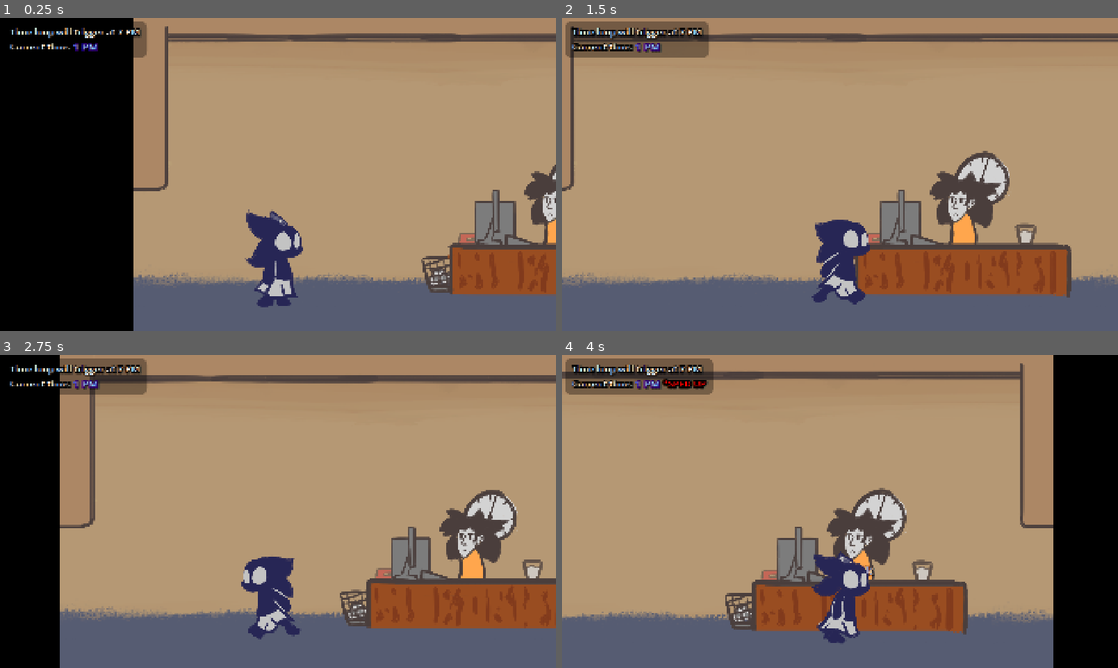
Above: before the commit, frames 1-4 (two rows, left to right).
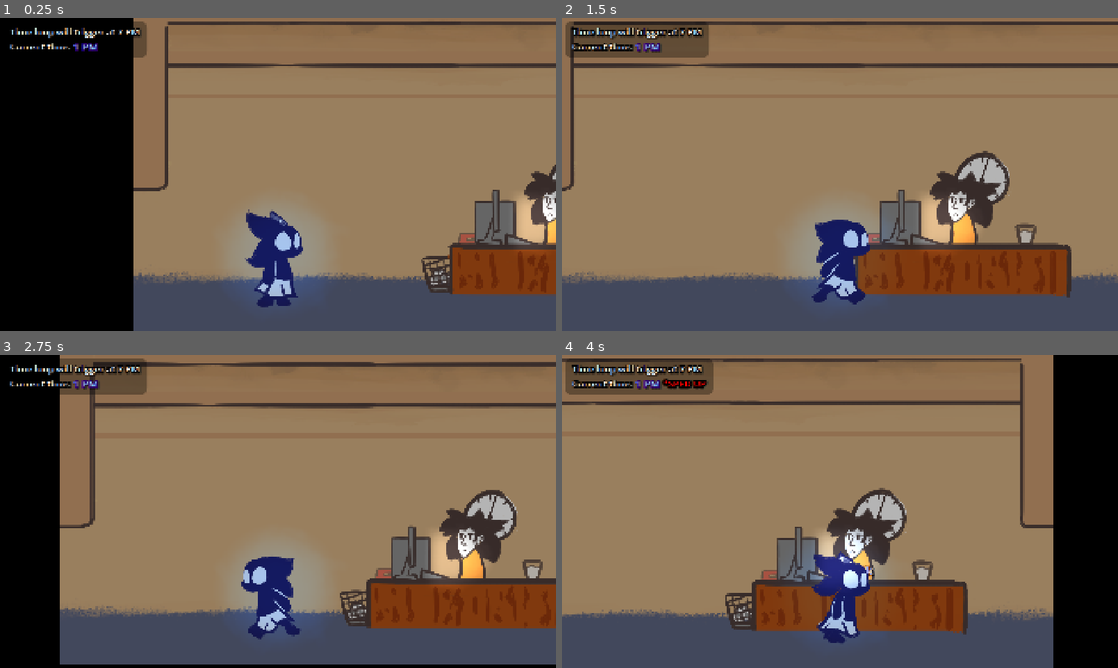
Above: after the commit, the same moments.

Repository: FlooferLand/timeloop-game
Game: Godot game, scene res://levels/the_building/the_building.tscn
The game is run twice, just before and just after one commit, with the same random seed, the same clock (stepped at 60 frames per second) and the same inputs. This scene is started directly instead of the project's main scene. Sound files missing from this copy of the repository are replaced by a short silence.
Inputs (mouse positions are in pixels of both pictures, inside the frame that each line leads up to):
- Up to frame 1 (0.25 s): no input
- Up to frame 2 (1.5 s): tap Enter at 0.5 s; move the mouse to (962, 158) at 0.52 s; hold Space (advance_dialog) 0.53-1.28 s; hold D (walk_right) from 0.53 s (still down); click (962, 158) at 0.67 s; move the mouse to (728, 190) at 1.27 s; tap Up (interact) at 1.35 s
- Up to frame 3 (2.75 s): move the mouse to (333, 442) at 2.02 s; release D (walk_right) at 2.03 s; hold A (walk_left) from 2.03 s (still down); hold Shift (sprint) from 2.03 s (still down)
- Up to frame 4 (4 s): move the mouse to (812, 574) at 2.77 s; release A (walk_left) at 2.78 s; release Shift (sprint) at 2.78 s; hold D (walk_right) from 2.78 s (still down); tap T at 2.85 s; click (812, 574) at 2.92 s; move the mouse to (1006, 558) at 3.52 s; hold Space (advance_dialog) from 3.53 s (still down)

The runs differ from the first frame. In frame 1, 59% of the frame differs, in the area x 24-100%, y 0-89%; in frame 2, 76%, in the area x 0-100%, y 0-89%; in frame 3, 68%; in frame 4, 67%.

Commit message:
Add basic lighting system

Diff:
--- /dev/null
+++ b/assets/resources/world_env.tres
@@ -0,0 +1,6 @@
+[gd_resource type="Environment" format=3 uid="uid://coktsqx2ah0em"]
+
+[resource]
+background_mode = 3
+adjustment_enabled = true
+adjustment_contrast = 1.1
--- a/autoload/spotlight_manager/spotlight_manager.gd
+++ b/autoload/spotlight_manager/spotlight_manager.gd
@@ -20,7 +20,7 @@
 
 	light = PointLight2D.new()
 	light.texture = LightTexture
-	light.texture_scale = 5.0
+	light.texture_scale = 3.0
 	light.color = Color.WHITE
 	root.add_child.call_deferred(light)
 
--- a/entities/player/Player.tscn
+++ b/entities/player/Player.tscn
@@ -1,10 +1,11 @@
-[gd_scene load_steps=10 format=3 uid="uid://dytk4odemy15w"]
+[gd_scene load_steps=11 format=3 uid="uid://dytk4odemy15w"]
 
 [ext_resource type="Script" uid="uid://cmqr6suouga2w" path="res://entities/player/player.gd" id="1_453mm"]
 [ext_resource type="SpriteFrames" uid="uid://cr1jr04f0k0wn" path="res://assets/textures/player/with_arms.tres" id="2_eaotn"]
 [ext_resource type="AudioStream" uid="uid://dedfgkygu0wht" path="res://assets/sfx/footsteps/carpet.tres" id="2_g3lhm"]
 [ext_resource type="Script" uid="uid://crlgghljmgr5c" path="res://entities/player/player_interaction.gd" id="3_l3c03"]
 [ext_resource type="PackedScene" uid="uid://0fxhnnybdyae" path="res://components/footstep/FootstepComponent.tscn" id="4_eaotn"]
+[ext_resource type="Texture2D" uid="uid://fyb3wuw770hk" path="res://assets/textures/light/circle_light.png" id="4_rl6fg"]
 [ext_resource type="PackedScene" uid="uid://bab5ojxf5h83c" path="res://components/inventory/inventory_component.tscn" id="6_4pwj0"]
 [ext_resource type="Script" uid="uid://2veea5m8nnax" path="res://entities/player/inventory_ui/inventory_ui.gd" id="7_fmb3c"]
 
@@ -40,6 +41,13 @@
 position = Vector2(0, -450)
 process_callback = 0
 limit_enabled = false
+
+[node name="PointLight2D" type="PointLight2D" parent="."]
+position = Vector2(0, -172)
+color = Color(0.0015500508, 0.24229544, 0.580645, 1)
+energy = 0.6
+texture = ExtResource("4_rl6fg")
+texture_scale = 2.0
 
 [node name="PlayerInteraction" type="Area2D" parent="." node_paths=PackedStringArray("player", "collision")]
 collision_layer = 2
--- a/levels/the_building/the_building.tscn
+++ b/levels/the_building/the_building.tscn
@@ -1,9 +1,10 @@
-[gd_scene load_steps=7 format=3 uid="uid://douk4eknvrii7"]
+[gd_scene load_steps=8 format=3 uid="uid://douk4eknvrii7"]
 
 [ext_resource type="PackedScene" uid="uid://dhy8a74fxl1iw" path="res://levels/the_building/timeloop_container.tscn" id="1_8k4rm"]
 [ext_resource type="PackedScene" uid="uid://dytk4odemy15w" path="res://entities/player/Player.tscn" id="1_hixpo"]
 [ext_resource type="PackedScene" uid="uid://c10ykaa58hgny" path="res://autoload/time_manager/tracker/time_loop_tracker.tscn" id="3_8k4rm"]
 [ext_resource type="AudioStream" uid="uid://txxiypyspcex" path="res://assets/sfx/door/door_close_2.wav" id="5_iudyd"]
+[ext_resource type="Environment" uid="uid://coktsqx2ah0em" path="res://assets/resources/world_env.tres" id="6_l6iex"]
 [ext_resource type="PackedScene" uid="uid://bd0ri4elgqxxc" path="res://utility/clear_color/clear_color.tscn" id="7_34hto"]
 
 [sub_resource type="WorldBoundaryShape2D" id="WorldBoundaryShape2D_34hto"]
@@ -33,3 +34,9 @@
 volume_db = -14.0
 autoplay = true
 bus = &"SFX"
+
+[node name="CanvasModulate" type="CanvasModulate" parent="."]
+color = Color(0.8324741, 0.8324741, 0.8324741, 1)
+
+[node name="WorldEnvironment" type="WorldEnvironment" parent="."]
+environment = ExtResource("6_l6iex")
--- a/project.godot
+++ b/project.godot
@@ -159,3 +159,4 @@
 2d/shadow_atlas/size=512
 reflections/specular_occlusion/enabled=false
 driver/depth_prepass/enable=false
+environment/defaults/default_environment="uid://coktsqx2ah0em"
--- /dev/null
+++ b/props/computer/computer_side.tscn
@@ -0,0 +1,16 @@
+[gd_scene load_steps=3 format=3 uid="uid://dlka2wa038g4t"]
+
+[ext_resource type="Texture2D" uid="uid://bsawf5hmt5nc8" path="res://assets/textures/props/Computer2.png" id="1_gn7ol"]
+[ext_resource type="Texture2D" uid="uid://c0cjqp1x2fupm" path="res://assets/textures/light/area_light_long.png" id="2_f82to"]
+
+[node name="ComputerSide" type="Node2D"]
+
+[node name="Sprite" type="Sprite2D" parent="."]
+position = Vector2(0, -97)
+texture = ExtResource("1_gn7ol")
+
+[node name="PointLight2D" type="PointLight2D" parent="."]
+position = Vector2(-143, -81)
+rotation = -1.5707964
+energy = 0.4
+texture = ExtResource("2_f82to")
--- /dev/null
+++ b/props/desk_lamp/desk_lamp.tscn
@@ -0,0 +1,19 @@
+[gd_scene load_steps=3 format=3 uid="uid://8xdmrqq56ac8"]
+
+[ext_resource type="Texture2D" uid="uid://3iv4mv1rj66w" path="res://assets/textures/props/desklamp.png" id="1_s107s"]
+[ext_resource type="Texture2D" uid="uid://c0cjqp1x2fupm" path="res://assets/textures/light/area_light_long.png" id="2_b7h2i"]
+
+[node name="DeskLamp" type="Node2D"]
+
+[node name="Sprite2D" type="Sprite2D" parent="."]
+position = Vector2(10, -95)
+scale = Vector2(0.7, 0.7)
+texture = ExtResource("1_s107s")
+
+[node name="PointLight2D" type="PointLight2D" parent="."]
+position = Vector2(73.00001, -72)
+rotation = 2.649145
+scale = Vector2(0.6260413, 1)
+energy = 0.6
+texture = ExtResource("2_b7h2i")
+texture_scale = 0.8
--- a/rooms/managers_office.tscn
+++ b/rooms/managers_office.tscn
@@ -10,7 +10,7 @@
 [ext_resource type="PackedScene" uid="uid://dnq052dj8057j" path="res://props/clock/clock.tscn" id="5_oigr5"]
 [ext_resource type="Texture2D" uid="uid://b2qmg3vyk0dhj" path="res://assets/textures/props/bin.png" id="6_memf8"]
 [ext_resource type="Texture2D" uid="uid://cbuw8on3ydiky" path="res://assets/textures/props/postit.png" id="7_u6lna"]
-[ext_resource type="Texture2D" uid="uid://3iv4mv1rj66w" path="res://assets/textures/props/desklamp.png" id="9_lkh5l"]
+[ext_resource type="PackedScene" uid="uid://8xdmrqq56ac8" path="res://props/desk_lamp/desk_lamp.tscn" id="9_a84dp"]
 [ext_resource type="Texture2D" uid="uid://dtk3yvovxhfe5" path="res://assets/textures/props/documents.png" id="11_fevpa"]
 [ext_resource type="Texture2D" uid="uid://dc0rcr77ud06t" path="res://assets/textures/decor/poster2.png" id="13_a84dp"]
 
@@ -45,15 +45,15 @@
 
 [node name="Background" parent="AutoRoom" index="0"]
 material = SubResource("ShaderMaterial_ujqss")
-scale = Vector2(0.78125, 0.925926)
+scale = Vector2(0.78125, 0.9259259)
 
 [node name="Ceiling" parent="AutoRoom" index="1"]
 material = SubResource("ShaderMaterial_imxjw")
-scale = Vector2(0.78125, 1)
+scale = Vector2(0.78125, 2.1)
 
 [node name="Floor" parent="AutoRoom" index="2"]
 material = SubResource("ShaderMaterial_brxlq")
-scale = Vector2(0.78125, 1)
+scale = Vector2(0.78125, 1.1)
 
 [node name="Sprite" parent="AutoRoom/LeftWall" index="0"]
 texture = ExtResource("3_o0yjw")
@@ -95,10 +95,8 @@
 scale = Vector2(0.7, 1)
 texture = ExtResource("3_nwxry")
 
-[node name="Lamp" type="Sprite2D" parent="Decor" index="6"]
-position = Vector2(544, -272)
-scale = Vector2(0.6, 0.6)
-texture = ExtResource("9_lkh5l")
+[node name="DeskLamp" parent="Decor" index="6" instance=ExtResource("9_a84dp")]
+position = Vector2(540, -187)
 
 [node name="Computer" type="Sprite2D" parent="Decor" index="7"]
 position = Vector2(752, -264)
--- a/rooms/office_area_1.tscn
+++ b/rooms/office_area_1.tscn
@@ -7,8 +7,8 @@
 [ext_resource type="Texture2D" uid="uid://cvobd2j5ohrom" path="res://assets/textures/props/desk.png" id="5_l4tfm"]
 [ext_resource type="PackedScene" uid="uid://35ipjt80ngg6" path="res://entities/npcs/photocopy_guy/photocopy_guy.tscn" id="5_onjh0"]
 [ext_resource type="Texture2D" uid="uid://capg5vx2sb1sc" path="res://assets/textures/props/chair.png" id="6_onjh0"]
-[ext_resource type="Texture2D" uid="uid://bsawf5hmt5nc8" path="res://assets/textures/props/Computer2.png" id="7_m6cqc"]
 [ext_resource type="Texture2D" uid="uid://dtk3yvovxhfe5" path="res://assets/textures/props/documents.png" id="8_2a4ax"]
+[ext_resource type="PackedScene" uid="uid://dlka2wa038g4t" path="res://props/computer/computer_side.tscn" id="9_x4hpm"]
 [ext_resource type="Texture2D" uid="uid://b2qmg3vyk0dhj" path="res://assets/textures/props/bin.png" id="10_x4hpm"]
 
 [sub_resource type="ShaderMaterial" id="ShaderMaterial_x4hpm"]
@@ -97,9 +97,8 @@
 scale = Vector2(0.5, 0.5)
 texture = ExtResource("8_2a4ax")
 
-[node name="Computer" type="Sprite2D" parent="Entities/Photocopy Guy\'s desk" index="3"]
-position = Vector2(32, -248)
-texture = ExtResource("7_m6cqc")
+[node name="ComputerSide" parent="Entities/Photocopy Guy\'s desk" index="3" instance=ExtResource("9_x4hpm")]
+position = Vector2(40, -154)
 
 [node name="Bob\'s Desk" type="Node2D" parent="Entities" index="3"]
 z_index = 1
@@ -114,6 +113,5 @@
 scale = Vector2(0.387931, 1)
 texture = ExtResource("5_l4tfm")
 
-[node name="Computer" type="Sprite2D" parent="Entities/Bob\'s Desk" index="2"]
-position = Vector2(32, -248)
-texture = ExtResource("7_m6cqc")
+[node name="ComputerSide" parent="Entities/Bob\'s Desk" index="2" instance=ExtResource("9_x4hpm")]
+position = Vector2(40, -154)
--- a/rooms/office_area_2.tscn
+++ b/rooms/office_area_2.tscn
@@ -6,9 +6,9 @@
 [ext_resource type="PackedScene" uid="uid://b1cv7inyidclk" path="res://entities/npcs/piper/piper.tscn" id="4_uffxh"]
 [ext_resource type="Texture2D" uid="uid://cvobd2j5ohrom" path="res://assets/textures/props/desk.png" id="5_nf4fi"]
 [ext_resource type="Texture2D" uid="uid://capg5vx2sb1sc" path="res://assets/textures/props/chair.png" id="5_ypaot"]
+[ext_resource type="PackedScene" uid="uid://8xdmrqq56ac8" path="res://props/desk_lamp/desk_lamp.tscn" id="6_2ptjl"]
 [ext_resource type="Texture2D" uid="uid://cbuw8on3ydiky" path="res://assets/textures/props/postit.png" id="6_tliww"]
 [ext_resource type="Texture2D" uid="uid://b5jahel11rvsf" path="res://assets/textures/props/glass.png" id="7_2ptjl"]
-[ext_resource type="Texture2D" uid="uid://3iv4mv1rj66w" path="res://assets/textures/props/desklamp.png" id="8_tliww"]
 [ext_resource type="Texture2D" uid="uid://dtk3yvovxhfe5" path="res://assets/textures/props/documents.png" id="9_k5m35"]
 
 [sub_resource type="ShaderMaterial" id="ShaderMaterial_2ptjl"]
@@ -83,10 +83,8 @@
 texture = ExtResource("5_ypaot")
 flip_h = true
 
-[node name="Glass2" type="Sprite2D" parent="Decor" index="3"]
-position = Vector2(976, -258)
-scale = Vector2(0.5, 0.5)
-texture = ExtResource("8_tliww")
+[node name="DeskLamp" parent="Decor" index="3" instance=ExtResource("6_2ptjl")]
+position = Vector2(984, -192)
 
 [node name="Table" type="Sprite2D" parent="Decor" index="4"]
 position = Vector2(1080, -120)
--- a/rooms/reception.tscn
+++ b/rooms/reception.tscn
@@ -8,19 +8,19 @@
 [ext_resource type="Texture2D" uid="uid://7uhyh2mnjrtx" path="res://assets/textures/props/receptionist_desk.png" id="5_dnklr"]
 [ext_resource type="PackedScene" uid="uid://dfb4gv115aot7" path="res://entities/npcs/reception_lady/receptionist.tscn" id="5_kwhvp"]
 [ext_resource type="Texture2D" uid="uid://b5jahel11rvsf" path="res://assets/textures/props/glass.png" id="6_23kdh"]
-[ext_resource type="Texture2D" uid="uid://bsawf5hmt5nc8" path="res://assets/textures/props/Computer2.png" id="6_c1m58"]
 [ext_resource type="Texture2D" uid="uid://wfhsfyeyeis5" path="res://assets/textures/props/stapler.png" id="7_eue5r"]
 [ext_resource type="PackedScene" uid="uid://ca7bqqskfc2hn" path="res://entities/bob_prank/bob_prank.tscn" id="7_xv13q"]
+[ext_resource type="PackedScene" uid="uid://dlka2wa038g4t" path="res://props/computer/computer_side.tscn" id="10_eue5r"]
 
-[sub_resource type="ShaderMaterial" id="ShaderMaterial_eue5r"]
+[sub_resource type="ShaderMaterial" id="ShaderMaterial_63cxr"]
 shader = ExtResource("2_ul1gn")
 shader_parameter/tile = Vector2(1.11198, 0.926852)
 
-[sub_resource type="ShaderMaterial" id="ShaderMaterial_63cxr"]
+[sub_resource type="ShaderMaterial" id="ShaderMaterial_yoikn"]
 shader = ExtResource("2_ul1gn")
 shader_parameter/tile = Vector2(1.11198, 1)
 
-[sub_resource type="ShaderMaterial" id="ShaderMaterial_yoikn"]
+[sub_resource type="ShaderMaterial" id="ShaderMaterial_6elnv"]
 shader = ExtResource("2_ul1gn")
 shader_parameter/tile = Vector2(1.11198, 1)
 
@@ -44,18 +44,18 @@
 closed_right = false
 
 [node name="Background" parent="AutoRoom" index="0"]
-material = SubResource("ShaderMaterial_eue5r")
+material = SubResource("ShaderMaterial_63cxr")
 position = Vector2(0, -1001)
-scale = Vector2(1.11198, 0.926852)
+scale = Vector2(1.1119791, 0.92685187)
 
 [node name="Ceiling" parent="AutoRoom" index="1"]
-material = SubResource("ShaderMaterial_63cxr")
-position = Vector2(0, -1001)
-scale = Vector2(1.11198, 1)
+material = SubResource("ShaderMaterial_yoikn")
+position = Vector2(0, -1017.17)
+scale = Vector2(1.1119791, 2.1)
 
 [node name="Floor" parent="AutoRoom" index="2"]
-material = SubResource("ShaderMaterial_yoikn")
-scale = Vector2(1.11198, 1)
+material = SubResource("ShaderMaterial_6elnv")
+scale = Vector2(1.1119791, 1.1)
 
 [node name="Sprite" parent="AutoRoom/LeftWall" index="0"]
 position = Vector2(0, -1001)
@@ -99,10 +99,9 @@
 position = Vector2(1464, -120)
 texture = ExtResource("5_dnklr")
 
-[node name="Sprite2D" type="Sprite2D" parent="Entities" index="2"]
-position = Vector2(1280, -296)
-texture = ExtResource("6_c1m58")
-flip_h = true
+[node name="ComputerSide" parent="Entities" index="2" instance=ExtResource("10_eue5r")]
+position = Vector2(1280, -200)
+scale = Vector2(-1, 1)
 
 [node name="BobPrank" parent="Entities" index="3" instance=ExtResource("7_xv13q")]
 position = Vector2(1920, 0)
Binary file added: assets/textures/light/area_light.png
Not shown, added: assets/textures/light/area_light.png.import
Binary file added: assets/textures/light/area_light_long.png
Not shown, added: assets/textures/light/area_light_long.png.import
Binary file added: assets/textures/light/circle_light.png
Not shown, changed: assets/textures/light/circle_light.png.import
Binary file removed: assets/textures/light_texture.png
Not shown, added: assets/textures/light/area_light.png~
Not shown, added: assets/textures/light_texture.png~
